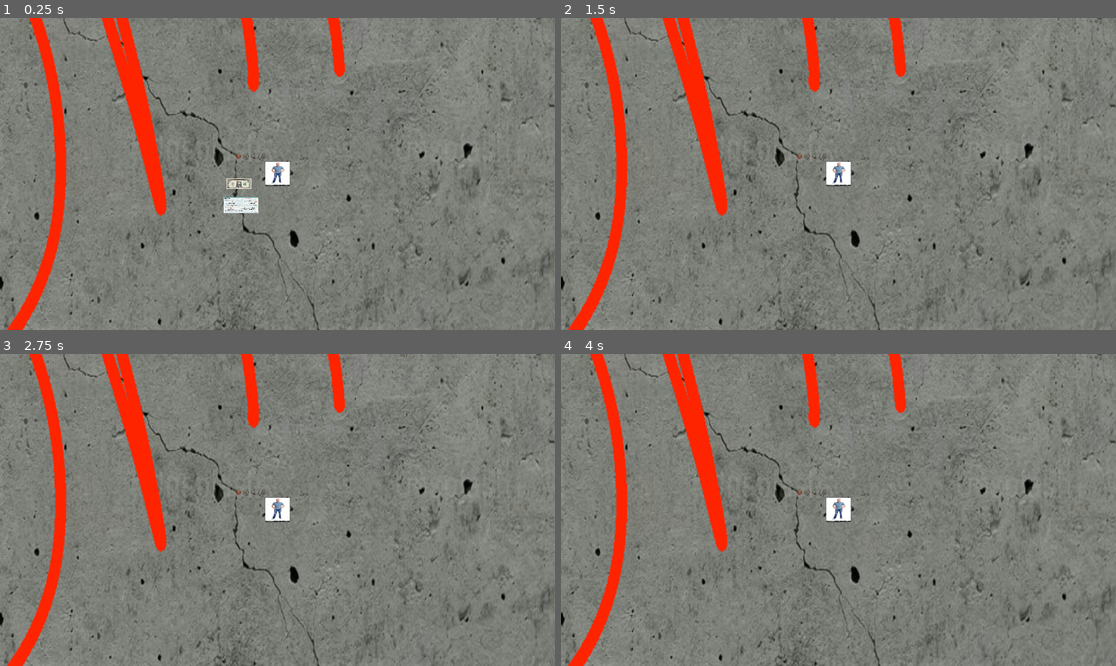
Above: before the commit, frames 1-4 (two rows, left to right).
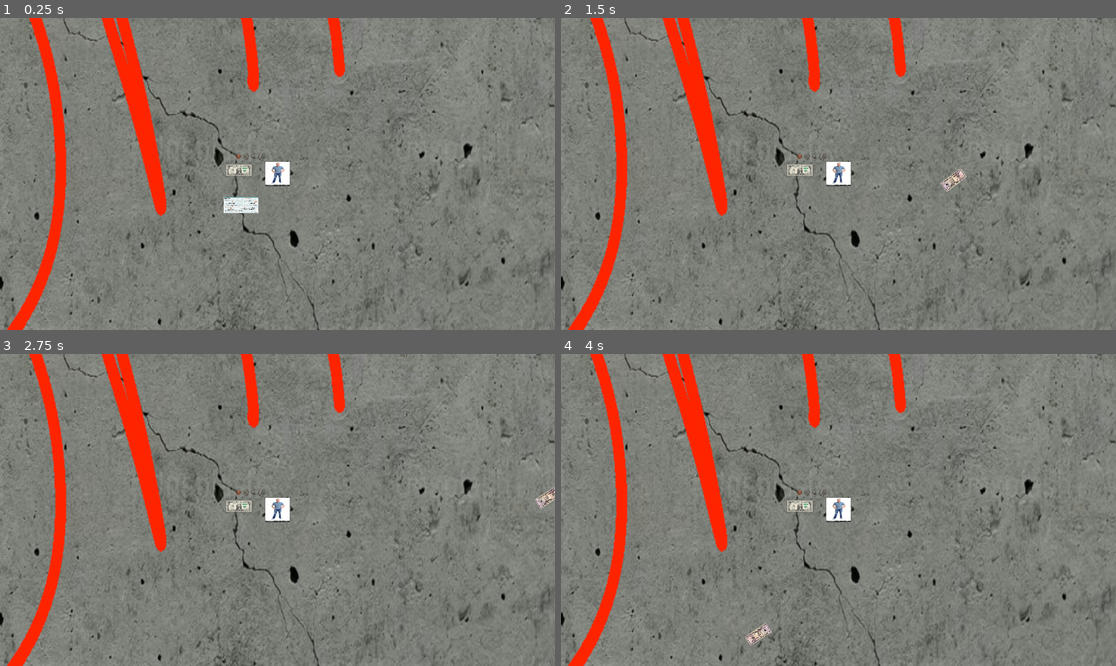
Above: after the commit, the same moments.

Repository: agreene5/Loads-O-Money
Game: Godot game, scene res://gameplay_scene.tscn
Same seed, same stepped clock (60 frames per second), same inputs: the game is played once before the commit and once after it.
Inputs (mouse positions are in pixels of both pictures, inside the frame that each line leads up to):
- Up to frame 1 (0.25 s): no input
- Up to frame 2 (1.5 s): tap Enter at 0.5 s; move the mouse to (960, 158) at 0.52 s; tap E at 0.6, 1.35 s; click (960, 158) at 0.67 s; move the mouse to (727, 189) at 1.27 s; click (727, 189) at 1.42 s
- Up to frame 3 (2.75 s): move the mouse to (333, 441) at 2.02 s; tap E at 2.1 s; click (333, 441) at 2.17 s
- Up to frame 4 (4 s): move the mouse to (810, 572) at 2.77 s; tap E at 2.85, 3.6 s; click (810, 572) at 2.92 s; move the mouse to (1005, 556) at 3.52 s; click (1005, 556) at 3.67 s

The runs differ from the first frame. In frame 1, 0.3% of the frame differs, in the area x 40-46%, y 46-55%; in frame 2, 0.3%, in the area x 40-74%, y 46-56%; in frame 3, 0.2%; in frame 4, 0.3%.

Commit message:
dollarshot mechanic implementation

Diff:
--- a/Global_Variables.gd
+++ b/Global_Variables.gd
@@ -3,6 +3,8 @@
 
 var deceleration = 5.0 # Defines deceleration of bullets over time (if you're using a rigidbody2D you can use the damp value under the Linear tab instead
 
-var money = 10.0 # Defines the players money value (default value starts at $10)
+var money = 10000.0 # Defines the players money value (default value starts at $10)
 
 var Coin_Variant = 3  # Determines the coin variant the user has | 0: Penny, 1: Nickel, 2: Dime, 3: Quarter
+
+var Dollar_Variant = 3
--- a/Player_Shot_Script.gd
+++ b/Player_Shot_Script.gd
@@ -9,10 +9,10 @@
 var CoinShotDime = preload("res://player_dime_coin_shot.tscn")
 var CoinShotQuarter = preload("res://player_quarter_coin_shot.tscn")
 
-# var DollarShotWashington = preload()
-# var DollarShotLincoln = preload()
-# var DollarShotJackson = preload()
-# var DollarShotGrant = preload()
+var DollarShotWashington = preload("res://player_dollar_shot.tscn")
+var DollarShotLincoln = preload("res://player_lincoln_dollar_shot.tscn")
+var DollarShotJackson = preload("res://player_jackson_dollar_shot.tscn")
+var DollarShotGrant = preload("res://player_grant_dollar_shot.tscn")
 
 # var CheckShot100 = preload()
 # var CheckShot200 = preload()
@@ -22,8 +22,8 @@
 var Coin_Variant = Global_Variables.Coin_Variant
 var coin_costs = [0.01, 0.05, 0.10, 0.01] # Determines the cost per shot of each coin
 
-#var Dollar_Variant
-#var dollar_costs
+var Dollar_Variant = Global_Variables.Dollar_Variant
+var dollar_costs = [1, 10, 20 ,50]
 
 #var Check_Variant
 #var check_costs
@@ -75,11 +75,24 @@
 				3:
 					coin_type = CoinShotQuarter
 			_handle_coin_shot(coin_type, cost)
+
 		ShotType.DOLLAR:
-			#
-			#
-			#
-			_handle_dollar_shot()
+			var dollar_type
+			var cost = dollar_costs[Dollar_Variant]
+			match Dollar_Variant:
+				0:
+					dollar_type = DollarShotWashington
+				1:
+					dollar_type = DollarShotLincoln
+				2:
+					dollar_type = DollarShotJackson
+				3:
+					dollar_type = DollarShotGrant
+
+
+			_handle_dollar_shot(dollar_type, cost)
+
+
 		ShotType.CHECK:
 			#
 			#
@@ -112,9 +125,21 @@
 
 		get_tree().current_scene.add_child(coin_instance)
 
-func _handle_dollar_shot():
-	# Dollar shot code
-	pass
+func _handle_dollar_shot(dollar_type, cost):
+	if money >= cost:
+		money -= cost  # Ensure dollar_type is valid
+		var dollar_instance = dollar_type.instantiate()  #
+		var parent = get_parent()
+		var player_sprite = parent.get_node("Player_Sprite")
+		dollar_instance.global_position = player_sprite.global_position
+
+		var click_position = get_global_mouse_position()
+		var direction = (click_position - player_sprite.global_position).normalized()
+
+		dollar_instance.rotation = direction.angle()
+		dollar_instance.set_initial_direction(direction)
+
+		get_tree().current_scene.add_child(dollar_instance)
 
 func _handle_check_shot():
 	# Check shot code
--- a/gameplay_scene.tscn
+++ b/gameplay_scene.tscn
@@ -1,14 +1,17 @@
-[gd_scene load_steps=12 format=3 uid="uid://vm8yx62q6wh5"]
+[gd_scene load_steps=15 format=3 uid="uid://vm8yx62q6wh5"]
 
 [ext_resource type="Texture2D" uid="uid://dj4up8gtgfwbw" path="res://Temp_Assets/Temp_Map_Assets/Temp_Map_Tileset.png" id="1_eajuk"]
 [ext_resource type="Texture2D" uid="uid://h7eog28ofuyg" path="res://Temp_Assets/Temp_Map_Assets/Temp_Map_Tileset_Ground.jpg" id="1_iiysw"]
 [ext_resource type="PackedScene" uid="uid://by1ubyds8mqk3" path="res://player.tscn" id="3_lkgqa"]
-[ext_resource type="PackedScene" uid="uid://cmvddmctmpt4o" path="res://player_nickel_coin_shot.tscn" id="7_r8t6c"]
-[ext_resource type="PackedScene" uid="uid://bwi0xdbbp20i3" path="res://player_penny_coin_shot.tscn" id="8_6ybx3"]
-[ext_resource type="PackedScene" uid="uid://b8yrxl70tl2so" path="res://player_dime_coin_shot.tscn" id="8_cbpif"]
+[ext_resource type="PackedScene" uid="uid://ct684ok6i8ill" path="res://player_nickel_coin_shot.tscn" id="7_r8t6c"]
+[ext_resource type="PackedScene" uid="uid://gugithma0iqw" path="res://player_penny_coin_shot.tscn" id="8_6ybx3"]
+[ext_resource type="PackedScene" path="res://player_dime_coin_shot.tscn" id="8_cbpif"]
 [ext_resource type="PackedScene" uid="uid://cpju1pigh4exx" path="res://player_dollar_shot.tscn" id="9_la0fr"]
-[ext_resource type="PackedScene" uid="uid://cos7e18x1x8dl" path="res://player_quarter_coin_shot.tscn" id="9_xbamm"]
+[ext_resource type="PackedScene" uid="uid://c0n57iajvvms4" path="res://player_quarter_coin_shot.tscn" id="9_xbamm"]
+[ext_resource type="PackedScene" uid="uid://cpvjf3txvtbpg" path="res://player_lincoln_dollar_shot.tscn" id="10_1hsph"]
 [ext_resource type="PackedScene" uid="uid://na1amkbfo47n" path="res://player_check_shot.tscn" id="10_5nx84"]
+[ext_resource type="PackedScene" uid="uid://bgmgvk64bwrhs" path="res://player_jackson_dollar_shot.tscn" id="11_yjfnb"]
+[ext_resource type="PackedScene" uid="uid://csowyuhg1tqi" path="res://player_grant_dollar_shot.tscn" id="12_saat5"]
 
 [sub_resource type="TileSetAtlasSource" id="TileSetAtlasSource_pvulg"]
 texture = ExtResource("1_eajuk")
@@ -500,3 +503,9 @@
 
 [node name="Player_Quarter_Coin_Shot" parent="." instance=ExtResource("9_xbamm")]
 position = Vector2(633.395, 286)
+
+[node name="Player_Lincoln_Dollar_Shot" parent="." instance=ExtResource("10_1hsph")]
+
+[node name="Player_Jackson_Dollar_Shot" parent="." instance=ExtResource("11_yjfnb")]
+
+[node name="Player_Grant_Dollar_Shot" parent="." instance=ExtResource("12_saat5")]
--- /dev/null
+++ b/player_dollar_shot.gd
@@ -0,0 +1,46 @@
+extends RigidBody2D
+
+var initial_velocity = 300.0
+var amplitude = 500.0  # height of wave
+var frequency = 20.0    # number of waves over distance
+var despawn_timer: Timer
+var elapsed_time = 0.0
+var main_dir = Vector2.ZERO  # main direction of dollarshot
+
+func _ready():
+	# Setup the despawn timer
+	despawn_timer = Timer.new()
+	add_child(despawn_timer)
+	despawn_timer.wait_time = 5
+	despawn_timer.one_shot = true
+	despawn_timer.timeout.connect(_on_despawn_timer_timeout)
+	despawn_timer.start()
+
+	# Disable gravity
+	gravity_scale = 0
+
+func set_initial_direction(initial_direction: Vector2):
+	# main direction normalized and will shoot dollarshot in straight line
+	main_dir = initial_direction.normalized()
+
+	# linear velocity will move in direction of main direction
+	linear_velocity = main_dir * initial_velocity
+
+func _process(delta):
+	elapsed_time += delta
+
+	# wave offset is calculated to create a constant wave
+	var offset = sin(elapsed_time * frequency) * amplitude
+
+	# perpendicular direction of wave offset
+	var perpendicular_dir = Vector2(-main_dir.y, main_dir.x)
+
+	# dollarshot position
+	global_position += main_dir * linear_velocity.length() * delta + perpendicular_dir * offset * delta
+
+	# makes dollarshot sprite move along wave
+	var final_dir = (main_dir + perpendicular_dir * (offset / amplitude)).normalized()
+	rotation = final_dir.angle()
+
+func _on_despawn_timer_timeout():
+	queue_free()  # despawn dollarshot
--- a/player_dollar_shot.tscn
+++ b/player_dollar_shot.tscn
@@ -1,9 +1,18 @@
-[gd_scene load_steps=2 format=3 uid="uid://cpju1pigh4exx"]
+[gd_scene load_steps=4 format=3 uid="uid://cpju1pigh4exx"]
 
+[ext_resource type="Script" path="res://player_dollar_shot.gd" id="1_i31kr"]
 [ext_resource type="Texture2D" uid="uid://cdfwkrwvfdu15" path="res://Temp_Assets/Temp_Character_Assets/Temp_Dollar_Projectile.png" id="1_l8aa8"]
 
+[sub_resource type="RectangleShape2D" id="RectangleShape2D_0cnso"]
+size = Vector2(52, 22)
+
 [node name="Player_Dollar_Shot" type="RigidBody2D"]
+linear_damp = 0.08
+script = ExtResource("1_i31kr")
 
 [node name="Player_Dollar_Shot_Sprite" type="Sprite2D" parent="."]
 scale = Vector2(0.08, 0.08)
 texture = ExtResource("1_l8aa8")
+
+[node name="CollisionShape2D" type="CollisionShape2D" parent="."]
+shape = SubResource("RectangleShape2D_0cnso")
--- /dev/null
+++ b/player_grant_dollar_shot.tscn
@@ -0,0 +1,19 @@
+[gd_scene load_steps=4 format=3 uid="uid://csowyuhg1tqi"]
+
+[ext_resource type="Script" path="res://Player_Dollar_Shot.gd" id="1_futbe"]
+[ext_resource type="Texture2D" uid="uid://dn7o5nmv8uby6" path="res://Temp_Assets/Temp_Character_Assets/Temp_50Dollar_Projectile.png" id="2_7hnta"]
+
+[sub_resource type="RectangleShape2D" id="RectangleShape2D_i5vb3"]
+size = Vector2(52, 22)
+
+[node name="Player_Grant_Dollar_Shot" type="RigidBody2D"]
+script = ExtResource("1_futbe")
+
+[node name="Sprite2D" type="Sprite2D" parent="."]
+position = Vector2(2.08165e-12, 2.08165e-12)
+scale = Vector2(0.0809505, 0.0825645)
+texture = ExtResource("2_7hnta")
+
+[node name="CollisionShape2D" type="CollisionShape2D" parent="."]
+position = Vector2(2.08165e-12, 2.08165e-12)
+shape = SubResource("RectangleShape2D_i5vb3")
--- /dev/null
+++ b/player_jackson_dollar_shot.tscn
@@ -0,0 +1,19 @@
+[gd_scene load_steps=4 format=3 uid="uid://bgmgvk64bwrhs"]
+
+[ext_resource type="Script" path="res://Player_Dollar_Shot.gd" id="1_du7jk"]
+[ext_resource type="Texture2D" uid="uid://n8hvfvvdtbbk" path="res://Temp_Assets/Temp_Character_Assets/Temp_20Dollar_Projectile.png" id="2_1m3ge"]
+
+[sub_resource type="RectangleShape2D" id="RectangleShape2D_fweh3"]
+size = Vector2(52, 22)
+
+[node name="Player_Jackson_Dollar_Shot" type="RigidBody2D"]
+script = ExtResource("1_du7jk")
+
+[node name="Sprite2D" type="Sprite2D" parent="."]
+position = Vector2(2.08165e-12, 2.08165e-12)
+scale = Vector2(0.08, 0.0815019)
+texture = ExtResource("2_1m3ge")
+
+[node name="CollisionShape2D" type="CollisionShape2D" parent="."]
+position = Vector2(2.08165e-12, 2.08165e-12)
+shape = SubResource("RectangleShape2D_fweh3")
--- /dev/null
+++ b/player_lincoln_dollar_shot.tscn
@@ -0,0 +1,19 @@
+[gd_scene load_steps=4 format=3 uid="uid://cpvjf3txvtbpg"]
+
+[ext_resource type="Script" path="res://Player_Dollar_Shot.gd" id="1_rrsk0"]
+[ext_resource type="Texture2D" uid="uid://dmly186oy21j8" path="res://Temp_Assets/Temp_Character_Assets/Temp_5Dollar_Projectile.png" id="2_mp57q"]
+
+[sub_resource type="RectangleShape2D" id="RectangleShape2D_uxsml"]
+size = Vector2(52, 22)
+
+[node name="Player_Lincoln_Dollar_Shot" type="RigidBody2D"]
+script = ExtResource("1_rrsk0")
+
+[node name="Sprite2D" type="Sprite2D" parent="."]
+position = Vector2(2.08165e-12, 2.08165e-12)
+scale = Vector2(0.0803159, 0.0821167)
+texture = ExtResource("2_mp57q")
+
+[node name="CollisionShape2D" type="CollisionShape2D" parent="."]
+position = Vector2(2.08165e-12, 2.08165e-12)
+shape = SubResource("RectangleShape2D_uxsml")
--- a/player_nickel_coin_shot.tscn
+++ b/player_nickel_coin_shot.tscn
@@ -1,7 +1,7 @@
-[gd_scene load_steps=5 format=3 uid="uid://cmvddmctmpt4o"]
+[gd_scene load_steps=5 format=3 uid="uid://ct684ok6i8ill"]
 
 [ext_resource type="Texture2D" uid="uid://chrx2k5x2rhpu" path="res://Temp_Assets/Temp_Character_Assets/Temp_Nickel_Projectile.png" id="1_17ejp"]
-[ext_resource type="Script" path="res://Player_Coin_Shot.gd" id="1_otgrr"]
+[ext_resource type="Script" path="res://player_dollar_shot.gd" id="1_mde56"]
 
 [sub_resource type="PhysicsMaterial" id="PhysicsMaterial_y7f1y"]
 bounce = 1.0
@@ -13,7 +13,7 @@
 mass = 0.2
 physics_material_override = SubResource("PhysicsMaterial_y7f1y")
 linear_damp = 0.08
-script = ExtResource("1_otgrr")
+script = ExtResource("1_mde56")
 
 [node name="Player_Nickel_Coin_Shot_Sprite" type="Sprite2D" parent="."]
 scale = Vector2(0.1, 0.1)
Not shown: 1 places in player_penny_coin_shot.tscn that only renumber resources
Not shown: 1 places in player_quarter_coin_shot.tscn that only renumber resources
